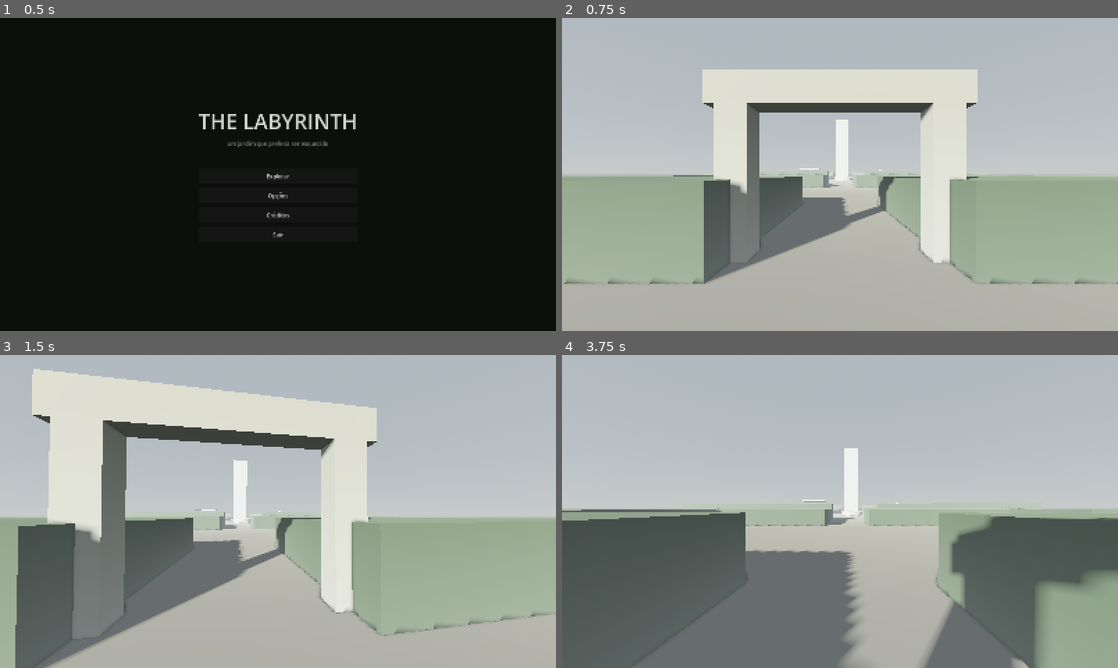
Above: before the commit, frames 1-4 (two rows, left to right).
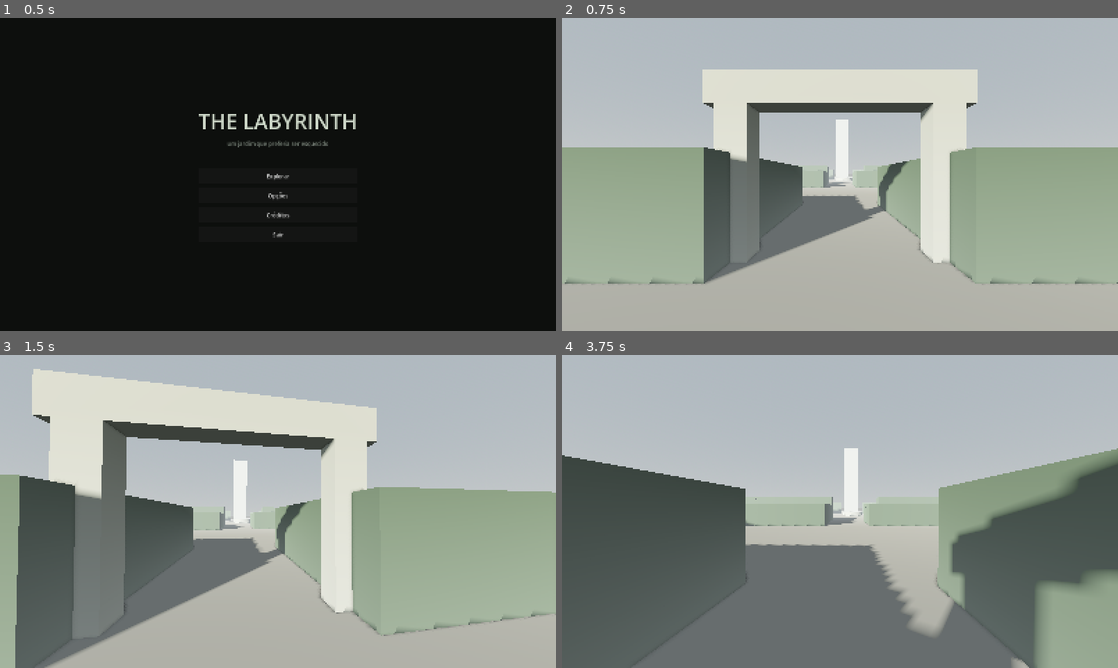
Above: after the commit, the same moments.

Repository: klauschatrny/dnd
Game: Godot game, scene res://cenas/menus/menu_inicial.tscn
Same seed, same stepped clock (60 frames per second), same inputs: the game is played once before the commit and once after it.
Inputs (mouse positions are in pixels of both pictures, inside the frame that each line leads up to):
- Up to frame 1 (0.5 s): no input
- Up to frame 2 (0.75 s): click "Explorar" at 0.5 s
- Up to frame 3 (1.5 s): tap Enter at 1.25 s; move the mouse to (305, 511) at 1.27 s; hold W (mover_frente) from 1.28 s (still down); tap E (interagir) at 1.35 s
- Up to frame 4 (3.75 s): keep holding W (mover_frente); move the mouse to (812, 511) at 2.02 s; tap E (interagir) at 2.1, 2.85, 3.6 s; move the mouse to (851, 505) at 2.77 s; move the mouse to (834, 517) at 3.52 s

Frame 1 is identical in both runs. In frame 2, 7.0% of the frame differs, in the area x 0-100%, y 41-68%; in frame 3, 7.5%; in frame 4, 14%, in the area x 0-100%, y 29-100%.

Commit message:
Ajusta alturas das sebes: entrada 2 m, central 3 m
A pedido do dono — sebes mais altas (entrada 1,5→2,0; central 2,2→3,0),
deixando o hub mais fechado e labiríntico.

Co-Authored-By: Claude Opus 4.8 <noreply@anthropic.com>

Diff:
--- a/cenas/mundo/regioes/entrada.tscn
+++ b/cenas/mundo/regioes/entrada.tscn
@@ -5,7 +5,7 @@
 [node name="Entrada" type="Node3D"]
 script = ExtResource("1_carregador")
 tamanho_celula = 2.0
-altura_sebe = 1.5
+altura_sebe = 2.0
 mapa = "#########..##########
 #########..##########
 #########..##########
--- a/cenas/mundo/regioes/jardim_central.tscn
+++ b/cenas/mundo/regioes/jardim_central.tscn
@@ -5,7 +5,7 @@
 [node name="JardimCentral" type="Node3D"]
 script = ExtResource("1_carregador")
 tamanho_celula = 2.0
-altura_sebe = 2.2
+altura_sebe = 3.0
 mapa = "##########...##########
 #.....................#
 #.....................#
